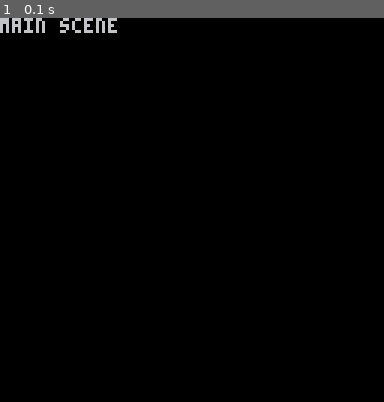
Above: before the commit, frame 1.
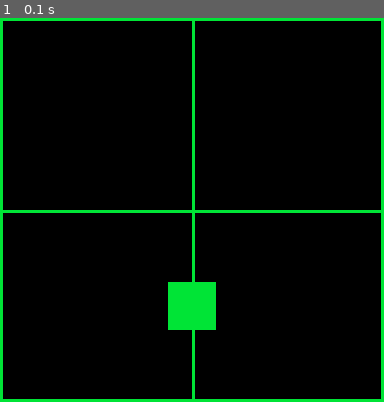
Above: after the commit, the same moment.

Repository: getJv/novice_summer_jam_2
Game: PICO-8 cartridge w_box.p8
The game is run twice, just before and just after one commit, with the same random seed, the same clock (stepped at 60 frames per second) and the same inputs.
Inputs:
- Up to frame 1 (0.1 s): no input

The runs differ from the first frame. In frame 1, 6.5% of the frame differs, in the area x 0-100%, y 0-100%.

Commit message:
feat: Add game base

Diff:
--- a/scene_main.lua
+++ b/scene_main.lua
@@ -1,3 +1,7 @@
+
+
+box = {x=64,y=96,w=16,h=16}
+
 function scene_main_init()
     _update = scene_main_update
     _draw = scene_main_draw
@@ -6,7 +10,28 @@
 function scene_main_update()
 end
 
+function draw_rules()
+    rect(0, 0, 127, 127, 11)
+    line(64, 0, 64, 127, 11)
+    line(0, 64, 127, 64, 11)
+end
+
+function draw_box()
+    half_w = box.w/2
+    half_y = box.h/2
+
+    rectfill(
+            box.x - half_w,
+            box.y - half_y,
+            box.x + half_w - 1,
+            box.y + half_y - 1,
+            11
+    )
+end
+
 function scene_main_draw()
     cls()
-    ? "main scene"
+    draw_rules()
+    draw_box()
+
 end
